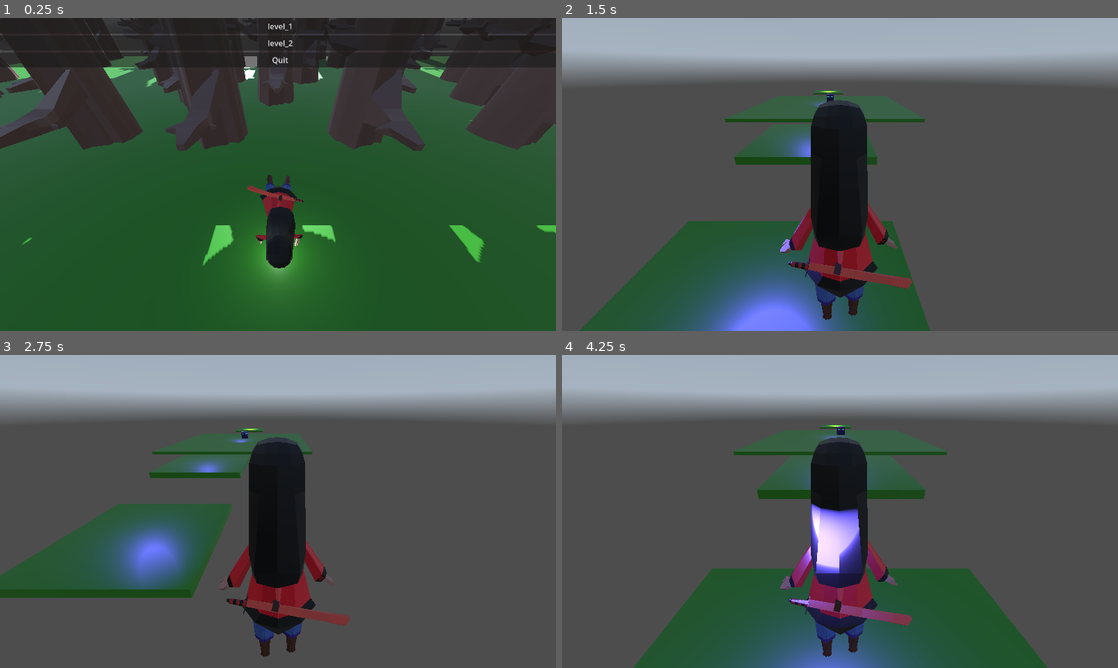
Above: before the commit, frames 1-4 (two rows, left to right).
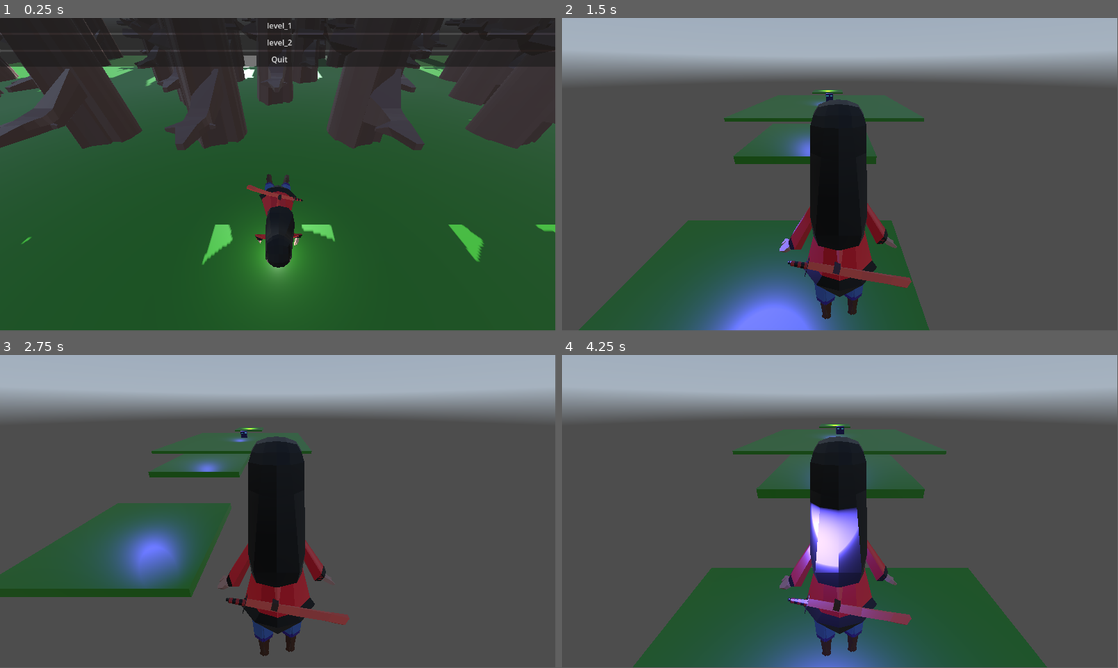
Above: after the commit, the same moments.

Repository: NielsSchool123/godot-game-benzaiten
Game: Godot game, scene res://MainMenu.tscn
Two runs of this game, one before a commit and one after it. Both use one fixed random seed, a clock stepped at 60 frames per second and the inputs below. A sky picture missing from this copy of the repository is replaced by a grey-blue gradient.
Inputs (mouse positions are in pixels of both pictures, inside the frame that each line leads up to):
- Up to frame 1 (0.25 s): no input
- Up to frame 2 (1.5 s): click "level_1" at 0.5 s; tap Enter at 1.25 s; move the mouse to (962, 158) at 1.27 s; hold D (move_right) from 1.28 s (still down); tap Space (jump) at 1.35 s; click (962, 158) at 1.42 s
- Up to frame 3 (2.75 s): tap Space (jump) at 1.52, 1.82, 2.1, 2.27, 2.57 s; move the mouse to (166, 527) at 2.02 s; release D (move_right) at 2.03 s; hold S (move_back) from 2.03 s (still down); click (166, 527) at 2.17 s
- Up to frame 4 (4.25 s): move the mouse to (895, 442) at 2.77 s; release S (move_back) at 2.78 s; hold D (move_right) 2.78-3.53 s; tap Space (jump) at 2.85, 3.6, 3.77, 4.07 s; click (895, 442) at 2.92 s; move the mouse to (812, 574) at 3.52 s; hold W (move_forward) from 3.53 s (still down); click (812, 574) at 3.67 s
In our replay, the window is 800x450 before the commit and 799x449 after it. These sizes can differ from the game's own. Grey fills any space a smaller window leaves; there, only what the larger window draws over its background counts as a difference.

The runs differ from the first frame. In frame 1, 1.7% of the frame differs, in the area x 0-100%, y 0-80%; in frame 2, 1.2%; in frame 3, 1.1%; in frame 4, 1.5%.

Commit message:
comments  veranderd en toegevoegd

Diff:
--- a/project.godot
+++ b/project.godot
@@ -14,11 +14,6 @@
 run/main_scene="uid://v0aliswj1uu"
 config/features=PackedStringArray("4.4", "Forward Plus")
 config/icon="res://assets/images/icon.svg"
-
-[display]
-
-window/stretch/mode="viewport"
-window/stretch/aspect="expand"
 
 [input]
 
--- a/scripts/DeathZoneScript.gd
+++ b/scripts/DeathZoneScript.gd
@@ -1,8 +1,8 @@
 extends Area3D
 
 func _ready():
-	body_entered.connect(_on_body_entered)  # Detecteer of iets de grens raakt
+	body_entered.connect(_on_body_entered)  # dectecteer of iets de hitbox raakt
 
 func _on_body_entered(body):
 	if body.is_in_group("player"):
-		get_tree().reload_current_scene()  # Reset de game
+		get_tree().reload_current_scene()  # reset de game (mischien veranderen in de toekomst)
--- a/scripts/MainMenuScript.gd
+++ b/scripts/MainMenuScript.gd
@@ -1,6 +1,6 @@
 extends Control
 
-func _ready():
+func _ready(): # logica voor de quit button, als de button text quit is dan runt het de logica om het af te sluiten en aders gebruikt de de funcite daaronder
 	for button in $VBoxContainer.get_children():
 		if button.text == "Quit":
 			button.pressed.connect(func(): get_tree().quit())
@@ -8,6 +8,6 @@
 			button.pressed.connect(func(): _on_level_selected(button.text))
 
 
-func _on_level_selected(level_name: String):
+func _on_level_selected(level_name: String): # logica voor levels laden, het kijkt wat er op de button staat en laad dat level
 	var scene_path = "res://" + level_name + ".tscn"
 	get_tree().change_scene_to_file(scene_path)
--- a/scripts/PlatformFastScript.gd
+++ /dev/null
@@ -1,18 +0,0 @@
-extends StaticBody3D
-
-@export var speed: float = 25.0
-@export var move_distance: float = 10.0
-@export var move_axis: Vector3 = Vector3(1, 0, 0)  # Move along X by default
-
-var start_pos: Vector3
-var moving_to_end = true
-
-func _ready():
-	start_pos = position
-
-func _process(delta):
-	var target_pos = start_pos + move_axis * move_distance if moving_to_end else start_pos
-	position = position.move_toward(target_pos, speed * delta)
-
-	if position == target_pos:
-		moving_to_end = !moving_to_end
--- a/scripts/PlatformMoveScriptx.gd
+++ b/scripts/PlatformMoveScriptx.gd
@@ -1,19 +1,19 @@
 extends StaticBody3D
 
-@export var move_distance: float = 10.0  # How far it moves left/right
-@export var move_speed: float = 15.0  # Movement speed
+@export var move_distance: float = 10.0  # hoe ver
+@export var move_speed: float = 15.0  # hoe snel
 
-var direction: int = 1  # 1 = right, -1 = leftho
+var direction: int = 1  # 1 = rechts, 1- is links
 var start_position: Vector3
 
 func _ready():
-	start_position = global_transform.origin  # Store starting position
+	start_position = global_transform.origin  # start positie bewaren
 
 func _process(delta):
 	global_transform.origin.x += direction * move_speed * delta
 
-	# Reverse direction when reaching limits
+	# veranderd waar die naar toe gaat wanneer het limiet is gehaald
 	if global_transform.origin.x >= start_position.x + move_distance:
-		direction = -1  # Move left
+		direction = -1  # links
 	elif global_transform.origin.x <= start_position.x - move_distance:
-		direction = 1  # Move right
+		direction = 1  # rechts
--- a/scripts/PlatformMoveScriptx2.gd
+++ b/scripts/PlatformMoveScriptx2.gd
@@ -1,19 +1,19 @@
 extends StaticBody3D
 
-@export var move_distance: float = 10.0  # How far it moves left/right
-@export var move_speed: float = 15.0  # Movement speed
+@export var move_distance: float = 10.0  # hoe ver
+@export var move_speed: float = 15.0  # hoe snel
 
-var direction: int = -1  # 1 = right, -1 = leftho
+var direction: int = -1  # 1 = rechts, 1- is links
 var start_position: Vector3
 
 func _ready():
-	start_position = global_transform.origin  # Store starting position
+	start_position = global_transform.origin  # start positie bewaren
 
 func _process(delta):
 	global_transform.origin.x += direction * move_speed * delta
 
-	# Reverse direction when reaching limits
+	# veranderd waar die naar toe gaat wanneer het limiet is gehaald
 	if global_transform.origin.x >= start_position.x + move_distance:
-		direction = -1  # Move left
+		direction = -1  # links
 	elif global_transform.origin.x <= start_position.x - move_distance:
-		direction = 1  # Move right
+		direction = 1  # rechts
--- a/scripts/PlatformWInScript.gd
+++ b/scripts/PlatformWInScript.gd
@@ -1,14 +1,14 @@
 extends StaticBody3D
 
-@export var win_screen_scene: PackedScene
+@export var win_screen_scene: PackedScene # uhhh je selecteert het in godot zelf (note: zoek op hoe dit precies werkt)
 
-func _ready():
+func _ready():  # decteert of iemand in de hotbox is
 	$Area3D.body_entered.connect(_on_body_entered)
 
-func _on_body_entered(body):
+func _on_body_entered(body): # als iemand in de hitbox is doe show win script
 	if body.is_in_group("player"):
 		show_win_screen()
 
-func show_win_screen():
+func show_win_screen(): # laat het winscreen zien
 	var win_screen = win_screen_scene.instantiate()
 	get_tree().current_scene.add_child(win_screen)
--- a/scripts/PlayerScript.gd
+++ b/scripts/PlayerScript.gd
@@ -8,31 +8,30 @@
 @onready var camera: Camera3D = $Camera3D
 var mouse_captured: bool = false
 
-# Handles mouse input for looking around
+# muis input om om je heen te kijken
 func _input(event):
 	if event is InputEventMouseMotion and mouse_captured:
-		rotate_y(-event.relative.x * mouse_sensitivity)  # Rotate player horizontally
-		camera.rotate_x(event.relative.y * mouse_sensitivity)  # Rotate camera vertically
-		camera.rotation.x = clamp(camera.rotation.x, deg_to_rad(-90), deg_to_rad(90))  # Limit vertical look
+		rotate_y(-event.relative.x * mouse_sensitivity)  # horizontaal
+		camera.rotate_x(event.relative.y * mouse_sensitivity)  # verticaal
+		camera.rotation.x = clamp(camera.rotation.x, deg_to_rad(-90), deg_to_rad(90))  # limiet verticaal kijken (werkt niet)
 
-	if event is InputEventMouseButton:
+	if event is InputEventMouseButton: # als de muis knop is ingehouden dan kan je bewegen
 		if event.button_index == MOUSE_BUTTON_RIGHT:
 			mouse_captured = event.pressed
 			Input.set_mouse_mode(Input.MOUSE_MODE_CAPTURED if event.pressed else Input.MOUSE_MODE_VISIBLE)
 
-# Handles player movement and physics
+# doet pyshcis
 func _physics_process(delta: float) -> void:
-	# Apply gravity if not on the floor
 	if not is_on_floor():
 		velocity.y -= gravity * delta
 
-	# Get movement input
+	# movement via input map
 	var input := Vector3.ZERO
 	input.x = Input.get_action_strength("move_left") - Input.get_action_strength("move_right")
 	input.z = Input.get_action_strength("move_forward") - Input.get_action_strength("move_back")
 	input = input.normalized()
 
-	# Calculate movement direction
+	# move calculatie
 	var direction = (global_transform.basis * input).normalized()
 	if direction:
 		velocity.x = direction.x * speed
@@ -41,9 +40,9 @@
 		velocity.x = move_toward(velocity.x, 0, speed)
 		velocity.z = move_toward(velocity.z, 0, speed)
 
-	# Handle jumping
+	# jumpen enzo
 	if Input.is_action_just_pressed("jump") and is_on_floor():
 		velocity.y = jump_velocity
 
-	# Move the character
+	# beweeg het chacter
 	move_and_slide()
--- a/scripts/SlimeScript.gd
+++ b/scripts/SlimeScript.gd
@@ -1,12 +1,12 @@
 extends CharacterBody3D
 
 @export var speed: float = 10.0
-@export var gravity: float = -9.8  # Gravity force
+@export var gravity: float = -9.8
 @onready var player: CharacterBody3D = get_tree().get_first_node_in_group("player")
-@onready var detection_zone: Area3D = $DetectionZone  # De trigger-zone
+@onready var detection_zone: Area3D = $DetectionZone  # De aggro zone
 @onready var hitbox: Area3D = $Hitbox  # De hitbox om te resetten
 
-var active: bool = false  # Vijand start inactief
+var active: bool = false  # Vijand start inactief (wat doet bool)
 
 func _ready():
 	detection_zone.body_entered.connect(_on_body_entered)  # Detecteer speler in radius
@@ -29,17 +29,16 @@
 	get_tree().reload_current_scene()
 
 func _physics_process(delta: float) -> void:
-	# Apply gravity
-	velocity.y += gravity * delta  # Update y velocity with gravity
+	velocity.y += gravity * delta
 
 	if active and player:
 		var direction = (player.global_transform.origin - global_transform.origin).normalized()
 
-		# Adjust the direction based on how your model is oriented
-		var adjusted_direction = Vector3(direction.x, 0, direction.z).rotated(Vector3.UP, deg_to_rad(90))  # Adjust by 90 degrees
+		# veranderd welke kant de slime kijky
+		var adjusted_direction = Vector3(direction.x, 0, direction.z).rotated(Vector3.UP, deg_to_rad(90))
 		look_at(global_transform.origin + adjusted_direction, Vector3.UP)  # Laat vijand naar de speler kijken
 
 		velocity.x = direction.x * speed
 		velocity.z = direction.z * speed
 
-	move_and_slide()  # This will handle collisions and gravity automatically
+	move_and_slide()  # beweegt enzo
--- a/scripts/WinBlockScript.gd
+++ /dev/null
@@ -1,14 +0,0 @@
-extends Area3D
-
-@export var win_screen_scene: PackedScene
-
-func _ready():
-	body_entered.connect(_on_body_entered)
-
-func _on_body_entered(body):
-	if body.is_in_group("Player"):
-		show_win_screen()
-
-func show_win_screen():
-	var win_screen = win_screen_scene.instantiate()
-	get_tree().current_scene.add_child(win_screen)
--- a/scripts/WinPlatformScript.gd
+++ b/scripts/WinPlatformScript.gd
@@ -1,6 +1,6 @@
 extends Area3D
 
-@export var win_screen_scene: PackedScene
+@export var win_screen_scene: PackedScene # je selecteerd dit in godot inspector (note: zoek uit hoe dit precies werkt)
 
 func _ready():
 	body_entered.connect(_on_body_entered)
--- a/scripts/characterPushupScript.gd
+++ b/scripts/characterPushupScript.gd
@@ -2,5 +2,5 @@
 
 @onready var anim_player = $AnimationPlayer
 
-func _ready():
+func _ready(): #speelt de animatie idk
 	anim_player.play("Armature|mixamo_com|Layer0")
Not shown, removed: scripts/PlatformFastScript.gd.uid
Not shown, removed: scripts/WinBlockScript.gd.uid
